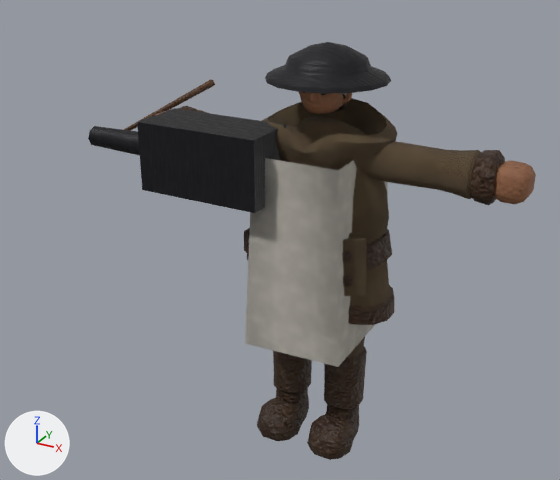
Renders of the glTF model csharp/Unciv.Godot/Packs/units/models/unit/Anti-Tank Gun.glb from each side of a commit.
Rendered twice from a camera (50 mm lens) standing at (0.622, -1.302, 1.09) and looking at (-0.079, -0.028, 0.452). Lighting does not change. The marker at lower left points along +X, +Y and +Z. The first picture is the older version. Vertices at exactly the same position are counted once.

In view in the first picture: 'Gun', 'Warrior'.
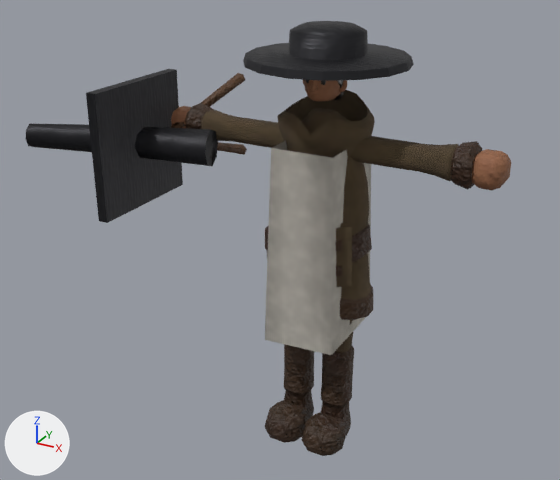
Changed parts and their boxes (x1, y1, x2, y2) in the pictures (560 x 480 px; the box of a moved part takes in the faces that stretch with it):
'Warrior', reshaped, moved, rescaled (11% narrower): before (155, 42, 536, 460); after (171, 21, 511, 456)
'Gun', reshaped, moved, rescaled (12% wider, 15% taller): before (88, 79, 286, 213); after (26, 69, 247, 223)
part 1 of me_mesh_skinned, moved or reshaped: before (244, 98, 397, 325); after (265, 90, 375, 320)
part 2 of me_mesh_skinned, moved or reshaped: before (299, 92, 347, 114); after (304, 80, 344, 101)
part 3 of me_mesh_skinned, moved or reshaped: before (342, 93, 352, 103); after (339, 80, 347, 92)
part 4 of me_mesh_skinned, moved or reshaped: before (307, 93, 317, 102); after (310, 80, 318, 91)
part 5 of me_mesh_skinned, moved or reshaped: before (245, 158, 388, 367); after (265, 140, 371, 355)
part 6 of me_mesh_skinned, moved or reshaped: before (155, 42, 536, 205); after (171, 21, 511, 190)
part 7 of me_mesh_skinned, moved or reshaped: before (257, 337, 367, 460); after (265, 320, 354, 456)
part 8 of me_mesh_gun, added: after (86, 69, 183, 223)
part 9 of me_mesh_gun, added: after (26, 124, 218, 166)
part 10 of me_mesh_gun, added: after (170, 73, 247, 155)
part 11 of me_mesh_gun, deleted: before (124, 79, 215, 131)
part 12 of me_mesh_gun, deleted: before (88, 108, 286, 213)

What the commit changed:
me_mesh_skinned is used by ob_warrior; location (0.0, 0.0, -0.011); scale (0.433, 0.433, 0.433).
me_mesh_skinned had 2368 vertices, 4401 faces and spanned x -0.92..0.92, y -0.3..0.3, z 0.02..1.99.
me_mesh_skinned now has 2368 vertices, 4401 faces and spans x -0.85..0.85, y -0.35..0.41, z 0.04..2.16.
me_mesh_skinned part 1: the loose piece of 565 vertices spanning x -0.37..0.37, y -0.25..0.24, z 0.76..1.72 is scaled about its middle by (0.743, 0.796, 1.11), then moved by (0.0, 0.0, 0.09).
me_mesh_skinned part 2: the loose piece of 300 vertices spanning x -0.12..0.12, y -0.13..0.19, z 1.66..1.97 is scaled about its middle by (0.851, 0.885, 0.926), then moved by (0.0, 0.0, 0.13).
me_mesh_skinned part 3: the loose piece of 34 vertices spanning x 0.09..0.13, y -0.01..0.02, z 1.74..1.82 is moved by (-0.02, 0.0, 0.13).
me_mesh_skinned part 4: the loose piece of 33 vertices spanning x -0.02..0.02, y -0.13..-0.07, z 1.76..1.82 is moved by (0.0, 0.01, 0.13).
me_mesh_skinned part 5: the loose piece of 20 vertices spanning x -0.24..0.24, y -0.3..0.29, z 0.61..1.54 is scaled about the mesh origin by (0.757, 0.796, 1.07).
me_mesh_skinned part 6: 554 of 2368 vertices moved; they spanned x -0.92..0.92, y -0.24..0.3, z 1.41..1.99 and now span x -0.85..0.85, y -0.35..0.41, z 1.54..2.16; mean shift (0.0, 0.0, 0.13); largest move (0.0, -0.14, 1.92) -> (0.0, -0.14, 2.14).
me_mesh_skinned part 7: 422 of 2368 vertices moved; they spanned x -0.26..0.26, y -0.25..0.11, z 0.02..0.94 and now span x -0.22..0.22, y -0.25..0.1, z 0.04..1.0; mean shift (0.0, 0.0, 0.03); largest move (0.21, -0.03, 0.9) -> (0.17, -0.03, 0.95).
Other edits to the shape of me_mesh_skinned do not show in these pictures.
me_mesh_gun is used by ob_gun; location (-0.32, -0.045, 0.629); rotation (1.571, 1.571, 0.0), in degrees (90, 90, 0); scale (0.433, 0.433, 0.433).
me_mesh_gun had 51 vertices, 90 faces and spanned x -0.197..0.197, y -0.4..0.6, z -0.507..0.26.
me_mesh_gun now has 51 vertices, 90 faces and spans x -0.3..0.3, y -0.719..0.222, z -0.509..0.5.
me_mesh_gun part 8: a new loose piece, a box spanning x -0.3..0.3, y -0.175..-0.125, z -0.1..0.5, in mat_iron.
me_mesh_gun part 9: a new loose piece of 26 vertices spanning x -0.09..0.09, y -0.719..0.222, z 0.013..0.407, in mat_iron.
me_mesh_gun part 10: a new loose piece of 17 vertices spanning x -0.224..0.224, y -0.129..0.028, z -0.509..0.124, in mat_leather.
me_mesh_gun part 11: the loose piece of 17 vertices spanning x -0.197..0.197, y -0.319..-0.082, z -0.507..0.116 is deleted.
Part 12, on me_mesh_gun:
34 vertices are removed from x -0.16..0.16, y -0.4..0.6, z -0.02..0.26.
60 faces are deleted.
Object 'Warrior' (ob_warrior) moves from (0.0, 0.0, -0.011) to (0.0, 0.0, -0.015).
Object 'Warrior' (ob_warrior) is rescaled from (0.433, 0.433, 0.433) to (0.415, 0.415, 0.415).
Object 'Gun' (ob_gun) moves from (-0.32, -0.045, 0.629) to (-0.281, -0.047, 0.646).
Object 'Gun' (ob_gun) is rescaled from (0.433, 0.433, 0.433) to (0.415, 0.415, 0.415).
